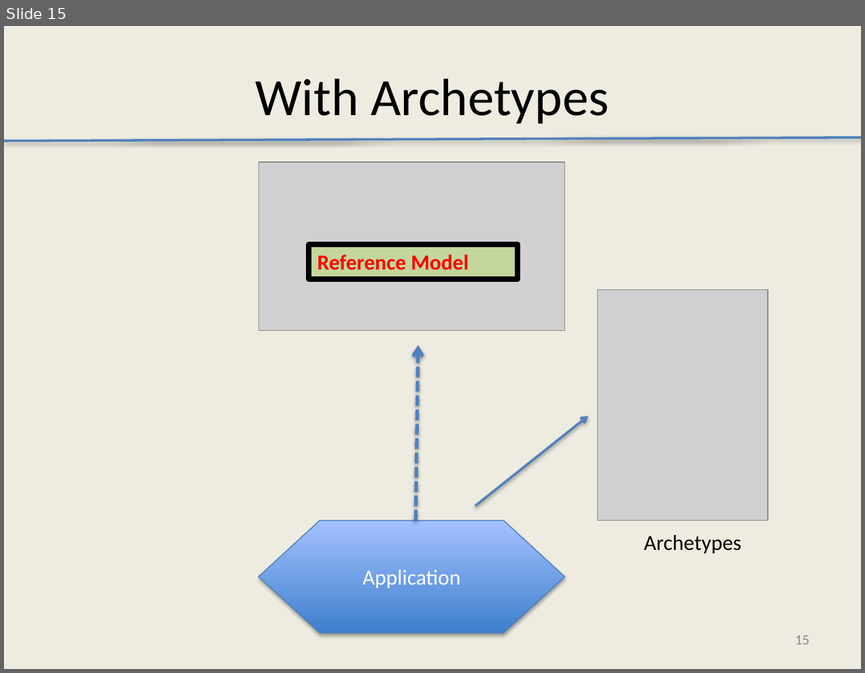
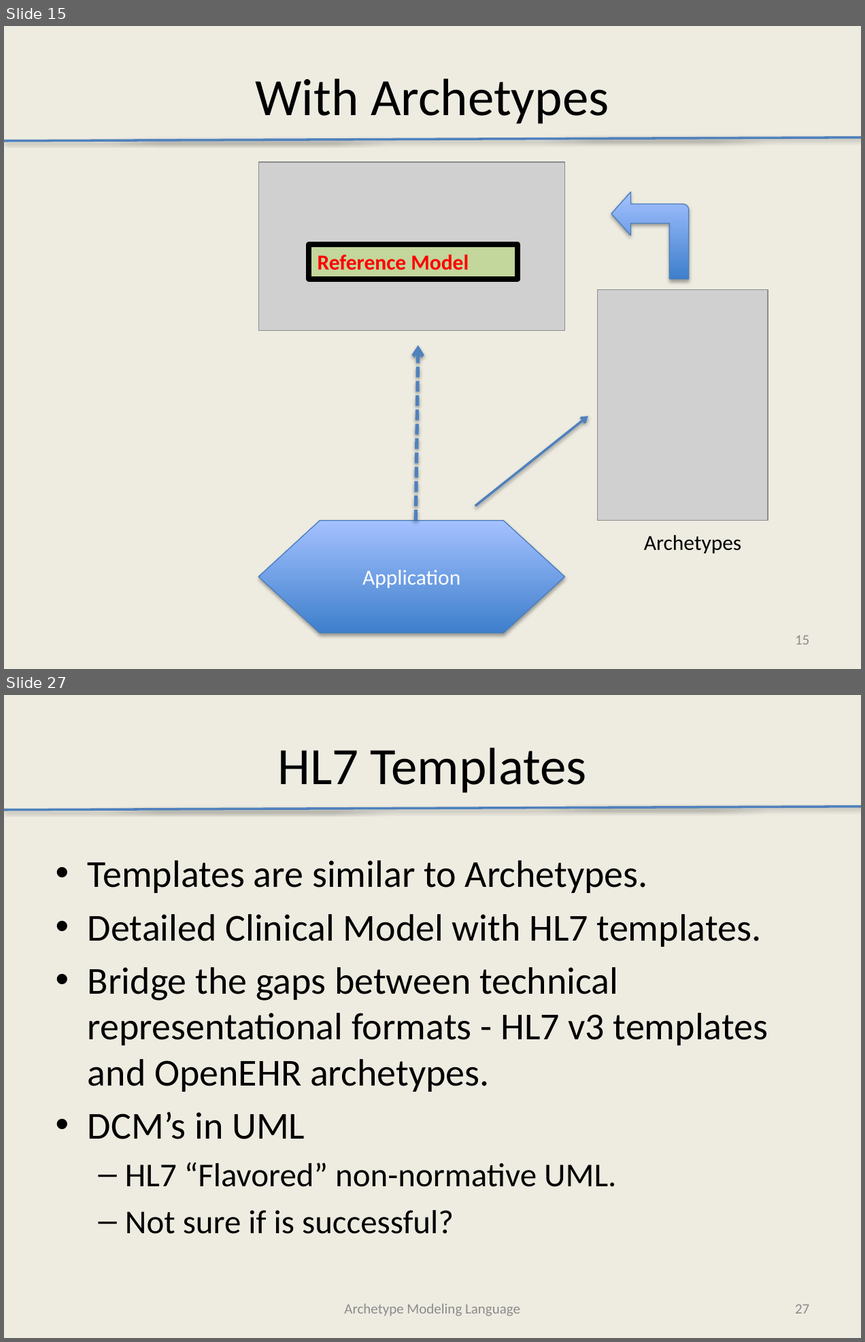
Before and after one commit to Avelanda/AMLTooling, a slide deck: docs/AMLTooling.pptx. Shown one above the other, each under a label of ours: slide 15 before the commit, slides 15 and 27 after it; the slides between them are not shown. The pictures are 865x673 and 865x1342 pixels, drawn with LibreOffice and Linux fonts; fonts in the diff are those of the drawing; grey boxes stand for pictures. Boxes give left, top, right and bottom in pixels: in the first picture for what was removed or moved away, otherwise in the second. Text is boxed around its words. In the diff, an @@ line names an element or a change of style, - is before the commit and + after.

```diff
--- a/docs/AMLTooling.pptx
+++ b/docs/AMLTooling.pptx
@@ slide 27 added at (4, 695, 861, 1338), background #EEECE1 @@
@@ title added at (277, 747, 587, 793), 44 pt, text #000000 @@
+HL7 Templates
@@ line added from (4, 810) to (861, 807), #4F81BD 2 pt @@
@@ text added at (88, 860, 768, 1234), 32 pt, text #000000 @@
+• Templates are similar to Archetypes.
+• Detailed Clinical Model with HL7 templates.
+• Bridge the gaps between technical representational formats - HL7 v3 templates and OpenEHR archetypes.
+• DCM’s in UML
+  – HL7 “Flavored” non-normative UML.
+  – Not sure if is successful?
@@ text added at (344, 1303, 520, 1316), 12 pt, text #8C8C8C @@
+Archetype Modeling Language
@@ page number added at (795, 1304, 809, 1313), 12 pt, text #8C8C8C @@
+27
@@ slide 15 changed as well @@
@@ bent arrow added at (611, 191, 689, 279), fill gradient #3F80CE to #A4C4FF, outline #4B7EBC 0.75 pt @@
```
Also in this commit, not shown: 2 other slides changed, 20 other slides added.
